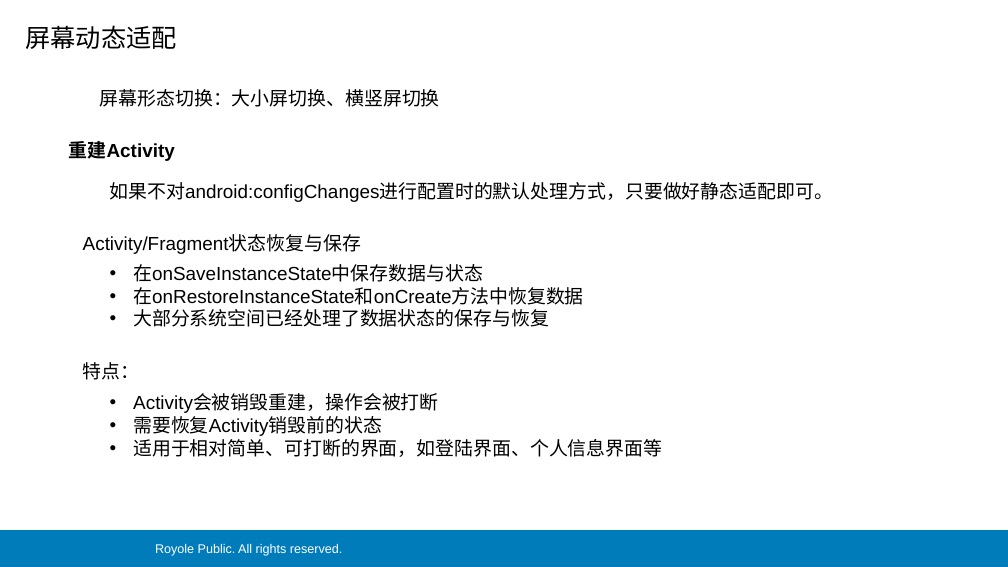
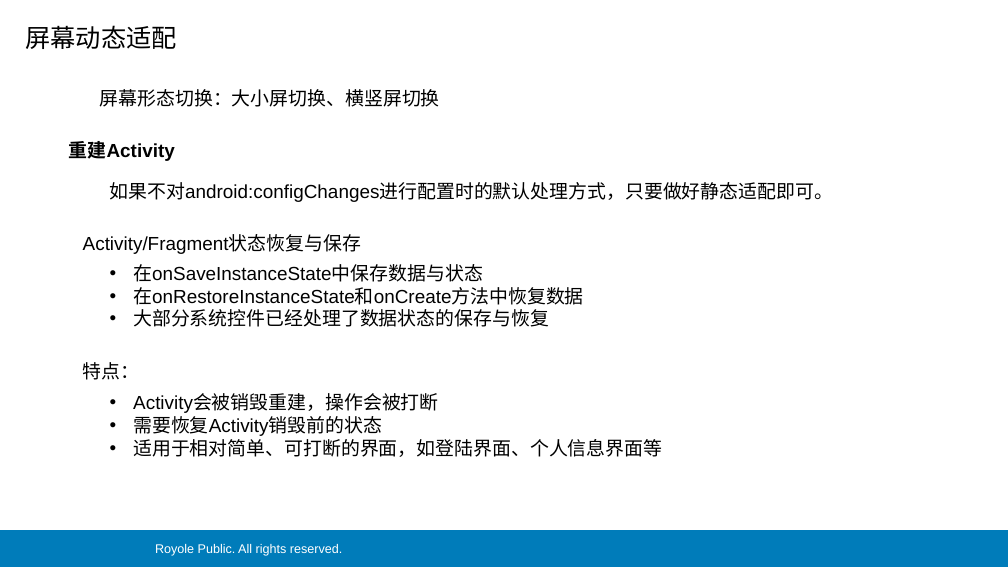
Before and after one commit to yuanhonglie/LeetCode, a slide deck: slide 19 of doc/APP模板与柔派适配说明.pptx. Drawn at 1008x567 pixels with LibreOffice and Linux fonts; fonts in the diff are those of the drawing; background and template pictures are left out. Boxes give left, top, right and bottom in pixels: in the first picture for what was removed or moved away, otherwise in the second. Text is boxed around its words. In the diff, an @@ line names an element or a change of style, - is before the commit and + after.

```diff
--- a/doc/APP模板与柔派适配说明.pptx
+++ b/doc/APP模板与柔派适配说明.pptx
@@ text at box(133, 309, 549, 327): text changed @@
-• 大部分系统空间已经处理了数据状态的保存与恢复
+• 大部分系统控件已经处理了数据状态的保存与恢复
```
Also in this commit, not shown: 1 other file.
